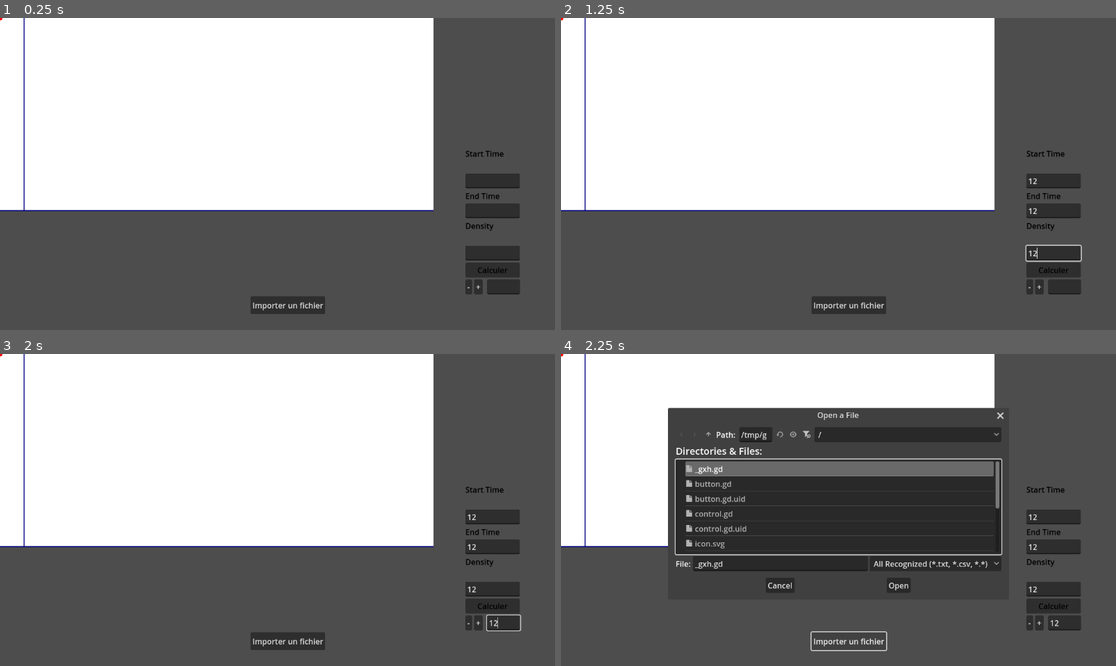
Above: before the commit, frames 1-4 (two rows, left to right).
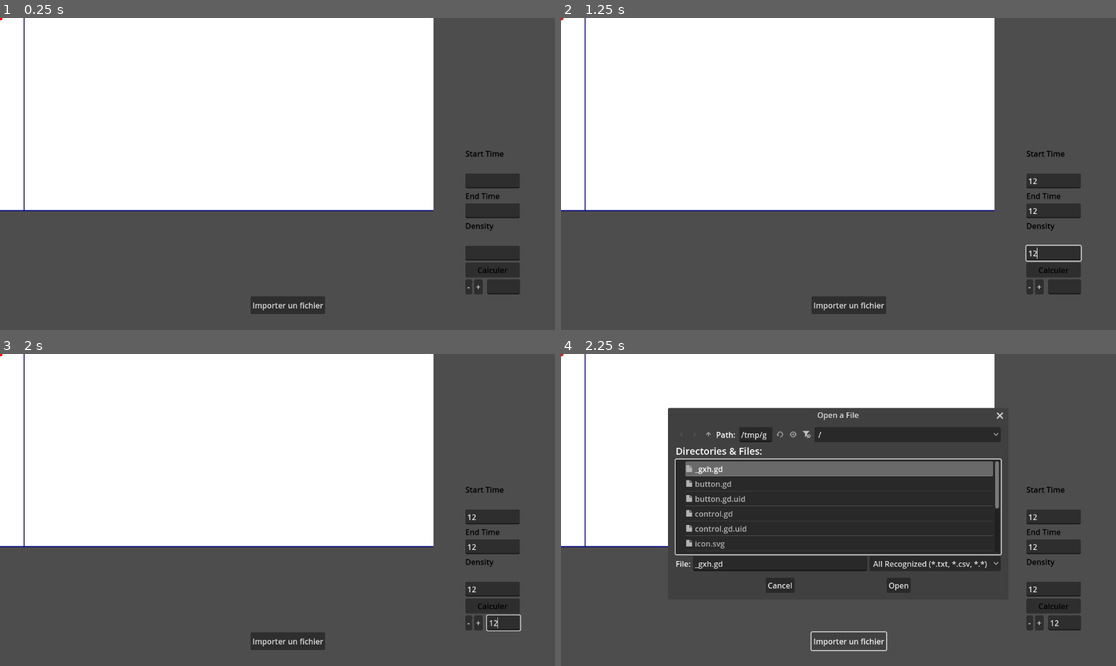
Above: after the commit, the same moments.

Repository: Ayadayi/Tissu_cardiaque
Game: Godot game, scene res://node_2d.tscn
The game is run twice, just before and just after one commit, with the same random seed, the same clock (stepped at 60 frames per second) and the same inputs.
Inputs (mouse positions are in pixels of both pictures, inside the frame that each line leads up to):
- Up to frame 1 (0.25 s): no input
- Up to frame 2 (1.25 s): click (1054, 180) at 0.52 s; type "12" at 0.6 s; click (1054, 211) at 0.75 s; type "12" at 0.83 s; click (1054, 252) at 0.98 s; type "12" at 1.07 s
- Up to frame 3 (2 s): click (505, 622) at 1.27 s; type "12" at 1.35 s
- Up to frame 4 (2.25 s): click "Importer un fichier" at 2 s

Frames 1-3 are identical in both runs. In frame 4, 0.4% of the frame differs, in the area x 55-80%, y 18-70%.

Commit message:
Update control.gd

Diff:
--- a/courbe/control.gd
+++ b/courbe/control.gd
@@ -56,6 +56,7 @@
 	texte += "Coordonnées du point de repos (min) : " + str(min_point) + "\n"
 	texte += "Nombre de points affichés : " + str(points.size()) + "\n"
 	texte += "Plage de temps : " + str(start_time) + " - " + str(end_time) + " ms\n"
+
 
 	mesures_label.clear()
 	mesures_label.append_text(texte)
@@ -140,13 +141,14 @@
 
 ########################################  draw  ##########################################################
 func _draw():
-	#fond blanc
+	# fond blanc
 	draw_rect(Rect2(Vector2(0, 0), Vector2(width, height)), Color.WHITE)
-	#axe
+
+	# axes
 	draw_line(Vector2(50, 0), Vector2(50, height), Color.NAVY_BLUE, 2)
 	draw_line(Vector2(0, height), Vector2(width, height), Color.NAVY_BLUE, 2)
 
-	#points (reponse du muscle)
+	# points (réponse du muscle)
 	for point in points:
 		draw_circle(point, POINT_SIZE, Color.BLACK)
 	for i in range(points.size() - 1):
@@ -158,9 +160,22 @@
 	for i in range(stim_points.size() - 1):
 		draw_line(stim_points[i], stim_points[i + 1], Color.RED, 2)
 
-	#min et max
-	draw_circle(get_max_point(), POINT_SIZE + 2, Color(0, 1, 0)) # Pic contraction
-	draw_circle(get_min_point(), POINT_SIZE + 2, Color(1, 0, 0))# Repos
+	# min et max
+	var max_point = get_max_point()
+	var min_point = get_min_point()
+
+	draw_circle(max_point, POINT_SIZE + 2, Color(0, 1, 0)) # Pic contraction
+	draw_circle(min_point, POINT_SIZE + 2, Color(1, 0, 0)) # Repos
+
+	# amplitude (ligne bleue verticale du max au min)
+	if max_point and min_point:
+		var x_amplitude = max_point.x  # même x pour max et min
+		var top = Vector2(x_amplitude, max_point.y)
+		var bottom = Vector2(x_amplitude, min_point.y)
+		draw_line(top, bottom, Color(0, 0, 1), 2)  # ligne bleue
+
+
+
 
 	#representation de l'amplitude (milieu vertical entre max et min)
 		#var max_p = get_max_point()
